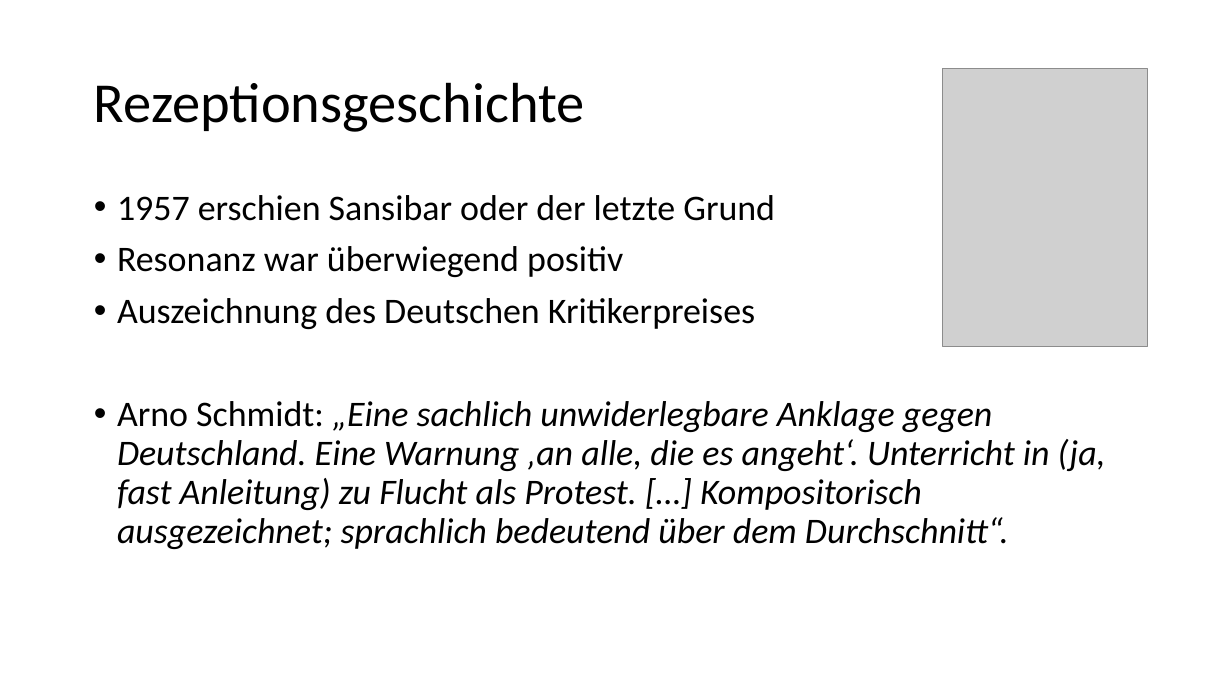
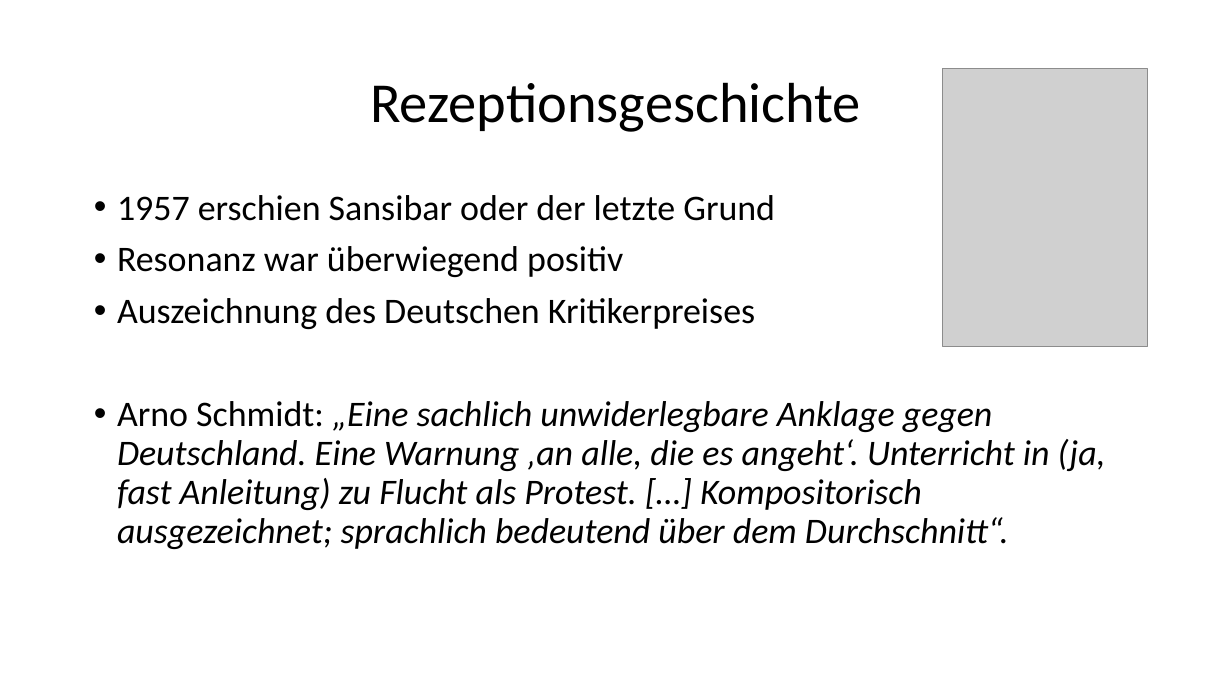
Before and after one commit to prulex9778/Deutsch-Vortrag, a slide deck: slide 5 of Powerpoint.pptx. Drawn at 1232x693 pixels with LibreOffice and Linux fonts; fonts in the diff are those of the drawing; grey boxes stand for pictures. Boxes give left, top, right and bottom in pixels: in the first picture for what was removed or moved away, otherwise in the second. Text is boxed around its words. In the diff, an @@ line names an element or a change of style, - is before the commit and + after.

```diff
--- a/Powerpoint.pptx
+++ b/Powerpoint.pptx
@@ title "Rezeptionsgeschichte" at <box>370,82,861,132</box>: alignment left to centre @@
```
Also in this commit, not shown: 3 other slides changed.
